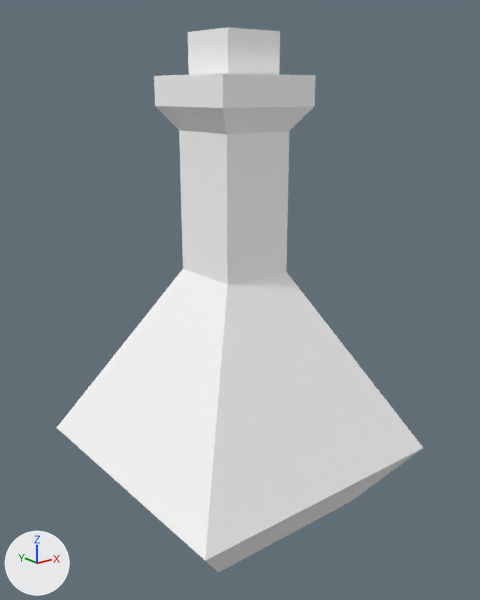
The glTF model assets/synty/simple_fantasy_interiors/models/SM_Prop_Potion_02.glb, before and after one commit.
Rendered twice from a camera (50 mm lens) standing at (-0.00569, -0.00724, 0.0061) and looking at (0.00003, -0.0001, 0.00324). Every picture has the same lights, and +X, +Y and +Z are marked at lower left.

Names of what the first picture shows: 'SM_Prop_Potion_02'.
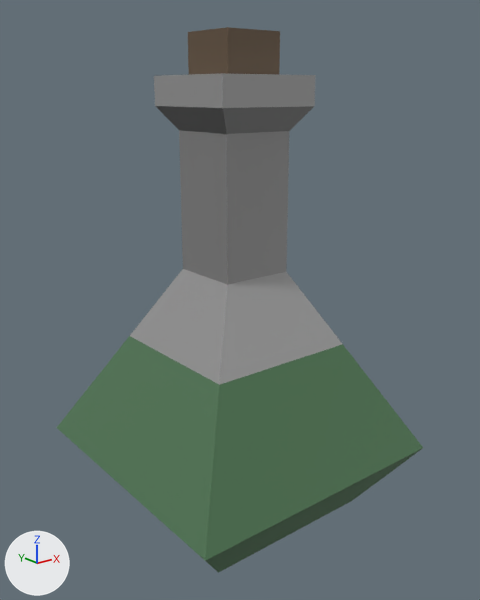
Changed parts and their boxes [x1, y1, x2, y2] in the pictures (480 x 600 px):
'SM_Prop_Potion_02', surface changed: [57, 27, 423, 573] in both

The change, as a diff of the scene's bpy script:
```diff
--- a/assets/synty/simple_fantasy_interiors/models/SM_Prop_Potion_02.glb.py
+++ b/assets/synty/simple_fantasy_interiors/models/SM_Prop_Potion_02.glb.py
@@ img_simplefantasyinteriorstexture @@
+img_simplefantasyinteriorstexture = load_image('SimpleFantasyInteriorsTexture', '_unpacked/SimpleFantasyInteriorsTexture', 1024, 1024, 'sRGB')
@@ mat_lambert1 @@
 mat_lambert1 = principled_material('lambert1')
-mat_lambert1.base_color = (1.0, 1.0, 1.0)  # white #ffffff
+mat_lambert1.texture = img_simplefantasyinteriorstexture
 mat_lambert1.roughness = 0.553
```
